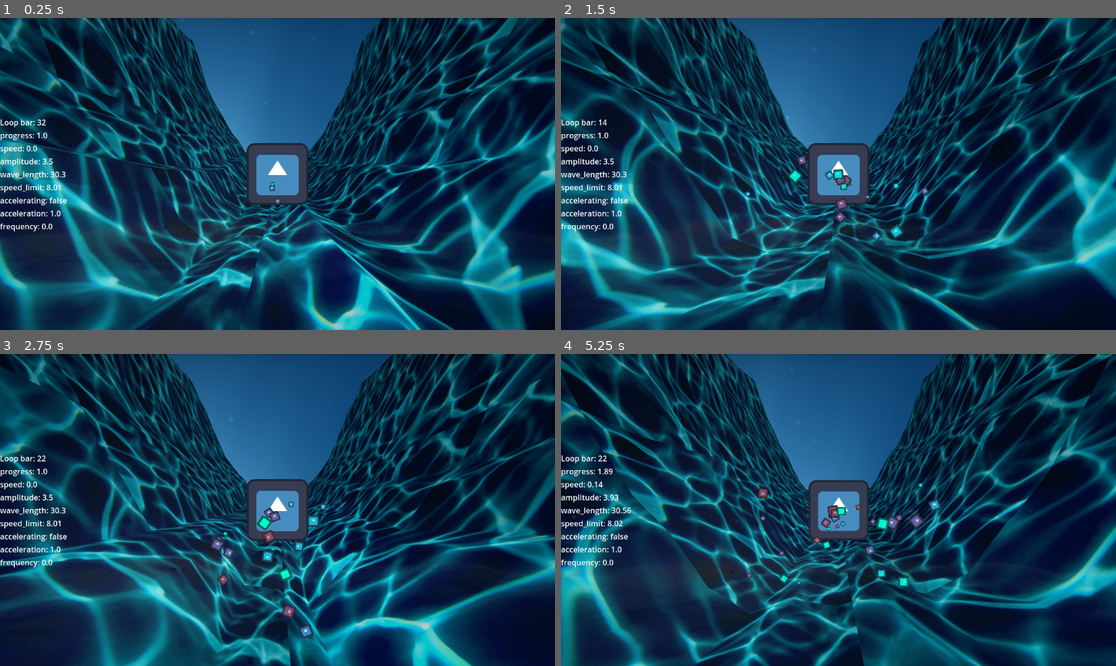
Above: before the commit, frames 1-4 (two rows, left to right).
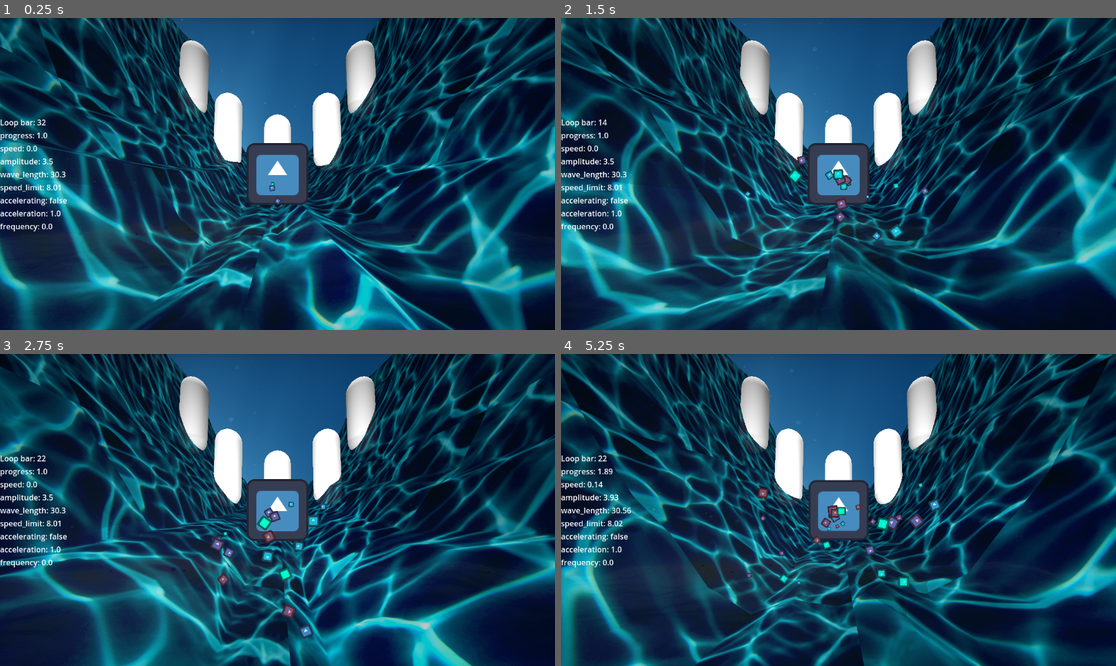
Above: after the commit, the same moments.

Repository: mabanana/waves
Game: Godot game, scene res://wave_scroller.tscn
Same seed, same stepped clock (60 frames per second), same inputs: the game is played once before the commit and once after it. The engine's default icon, where the game draws it, is replaced by a stand-in: a white triangle on a blue panel in a dark square. Sound files missing from this copy of the repository are replaced by a short silence.
Inputs:
- Up to frame 1 (0.25 s): no input
- Up to frame 2 (1.5 s): hold Right (ui_right) 0.53-1.28 s
- Up to frame 3 (2.75 s): hold Right (ui_right) from 2.03 s (still down)
- Up to frame 4 (5.25 s): release Right (ui_right) at 2.78 s; hold W (accelerate) 2.78-3.53 s

The runs differ from the first frame. In frame 1, 4.8% of the frame differs, in the area x 32-68%, y 7-49%; in frame 2, 4.8%; in frame 3, 4.9%; in frame 4, 4.9%.

Commit message:
Add markers to wave scnee

Diff:
--- /dev/null
+++ b/wave_scene.gd
@@ -0,0 +1,6 @@
+extends Node3D
+class_name WaveScene
+
+@export var camera: Camera3D
+@export var markers: Array[Marker3D]
+@export var light3d: DirectionalLight3D
--- a/wave_scene.tscn
+++ b/wave_scene.tscn
@@ -1,5 +1,6 @@
-[gd_scene load_steps=6 format=3 uid="uid://ccma600lghumf"]
+[gd_scene load_steps=9 format=3 uid="uid://ccma600lghumf"]
 
+[ext_resource type="Script" uid="uid://nskrat3y66cs" path="res://wave_scene.gd" id="1_oujlm"]
 [ext_resource type="Shader" uid="uid://bahviydrsu2t8" path="res://toon_waves.gdshader" id="1_vf2kl"]
 [ext_resource type="Texture2D" uid="uid://bsek8ahde4q2b" path="res://eunique-deeann--oK7LnDmtk0-unsplash.jpg" id="2_oujlm"]
 
@@ -26,7 +27,22 @@
 [sub_resource type="Environment" id="Environment_vf2kl"]
 adjustment_enabled = true
 
-[node name="WaveScene" type="Node3D"]
+[sub_resource type="StandardMaterial3D" id="StandardMaterial3D_vf2kl"]
+emission_enabled = true
+emission = Color(0.73, 0.73, 0.73, 1)
+emission_energy_multiplier = 12.73
+emission_operator = 1
+
+[sub_resource type="CapsuleMesh" id="CapsuleMesh_oujlm"]
+material = SubResource("StandardMaterial3D_vf2kl")
+radius = 5.447
+height = 31.684
+
+[node name="WaveScene" type="Node3D" node_paths=PackedStringArray("camera", "markers", "light3d")]
+script = ExtResource("1_oujlm")
+camera = NodePath("Camera3D")
+markers = [NodePath("Marker1"), NodePath("Marker2"), NodePath("Marker3"), NodePath("Marker4"), NodePath("Marker5")]
+light3d = NodePath("DirectionalLight3D")
 
 [node name="MeshInstance3D" type="MeshInstance3D" parent="."]
 mesh = SubResource("PlaneMesh_oujlm")
@@ -47,3 +63,33 @@
 
 [node name="DirectionalLight3D" type="DirectionalLight3D" parent="."]
 transform = Transform3D(0.0329963, -0.97339, -0.226767, -0.0931545, -0.228898, 0.968983, -0.995105, -0.0108485, -0.0982284, 0, 19.8482, 0)
+
+[node name="Marker1" type="Marker3D" parent="."]
+transform = Transform3D(1, 0, 0, 0, 1, 0, 0, 0, 1, 62.5529, 53.4964, -35)
+
+[node name="MeshInstance3D" type="MeshInstance3D" parent="Marker1"]
+mesh = SubResource("CapsuleMesh_oujlm")
+
+[node name="Marker2" type="Marker3D" parent="."]
+transform = Transform3D(1, 0, 0, 0, 1, 0, 0, 0, 1, 62.5534, 30.9269, -20)
+
+[node name="MeshInstance3D" type="MeshInstance3D" parent="Marker2"]
+mesh = SubResource("CapsuleMesh_oujlm")
+
+[node name="Marker3" type="Marker3D" parent="."]
+transform = Transform3D(1, 0, 0, 0, 1, 0, 0, 0, 1, 62.5529, 21.9083, 0)
+
+[node name="MeshInstance3D" type="MeshInstance3D" parent="Marker3"]
+mesh = SubResource("CapsuleMesh_oujlm")
+
+[node name="Marker4" type="Marker3D" parent="."]
+transform = Transform3D(1, 0, 0, 0, 1, 0, 0, 0, 1, 62.5534, 30.9269, 20)
+
+[node name="MeshInstance3D" type="MeshInstance3D" parent="Marker4"]
+mesh = SubResource("CapsuleMesh_oujlm")
+
+[node name="Marker5" type="Marker3D" parent="."]
+transform = Transform3D(1, 0, 0, 0, 1, 0, 0, 0, 1, 62.5529, 53.4964, 35)
+
+[node name="MeshInstance3D" type="MeshInstance3D" parent="Marker5"]
+mesh = SubResource("CapsuleMesh_oujlm")
Not shown, added: wave_scene.gd.uid
